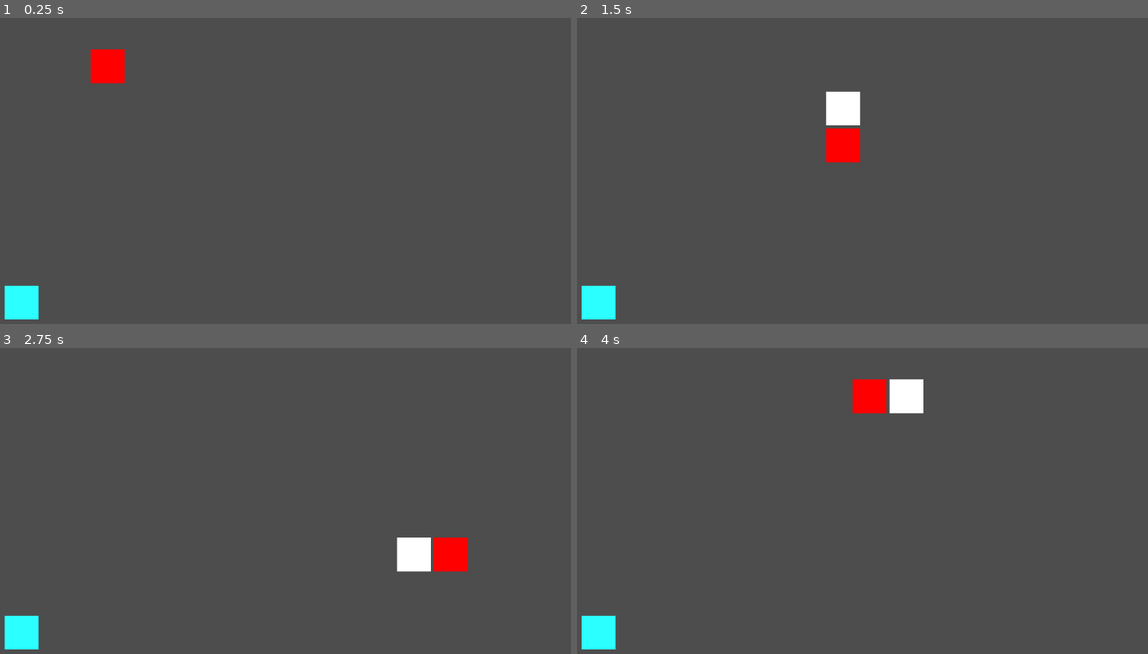
Above: before the commit, frames 1-4 (two rows, left to right).
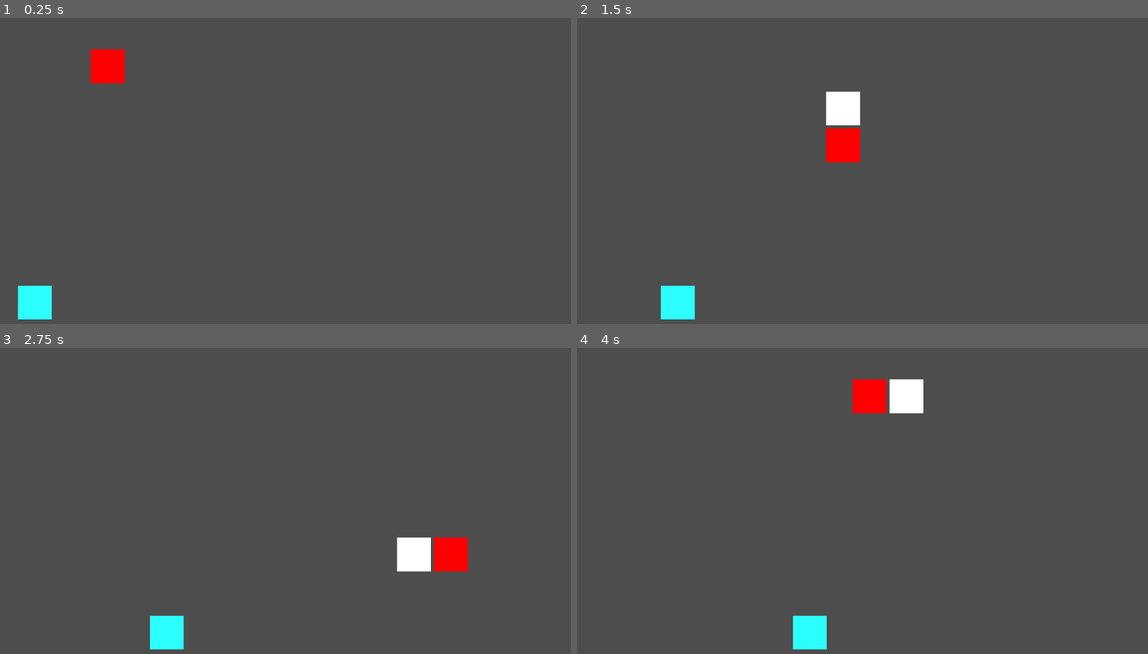
Above: after the commit, the same moments.

Repository: J-Abitria/2025-crimson-game-jam
Game: Godot game, scene res://PartyRoom.tscn
Two runs of this game, one before a commit and one after it. Both use one fixed random seed, a clock stepped at 60 frames per second and the inputs below.
Inputs:
- Up to frame 1 (0.25 s): no input
- Up to frame 2 (1.5 s): hold D (moveRight) 0.53-1.28 s; tap E (interact) at 0.6, 1.35 s; hold S (moveDown) from 1.28 s (still down)
- Up to frame 3 (2.75 s): release S (moveDown) at 2.03 s; hold D (moveRight) from 2.03 s (still down); tap E (interact) at 2.1 s
- Up to frame 4 (4 s): release D (moveRight) at 2.78 s; hold W (moveUp) 2.78-3.53 s; tap E (interact) at 2.85, 3.6 s; hold A (moveLeft) from 3.53 s (still down)

The runs differ from the first frame. In frame 1, 0.5% of the frame differs, in the area x 0-10%, y 87-99%; in frame 2, 1.3%, in the area x 0-21%, y 87-99%; in frame 3, 1.3%; in frame 4, 1.3%.

Commit message:
Made a simple pathfinding script for NPCs.

Diff:
--- a/2025-crimson-game-jam/PartyRoom.tscn
+++ b/2025-crimson-game-jam/PartyRoom.tscn
@@ -30,22 +30,22 @@
 
 [sub_resource type="RectangleShape2D" id="RectangleShape2D_in1t5"]
 
+[sub_resource type="RectangleShape2D" id="RectangleShape2D_2o3f8"]
+
+[sub_resource type="RectangleShape2D" id="RectangleShape2D_qfhhg"]
+
+[sub_resource type="Curve2D" id="Curve2D_dp8mp"]
+_data = {
+"points": PackedVector2Array(0, 0, 0, 0, 4, 2, 0, 0, 0, 0, 1010, 2, 0, 0, 0, 0, 4, 2)
+}
+point_count = 3
+
 [sub_resource type="Gradient" id="Gradient_uxlj3"]
 offsets = PackedFloat32Array(1)
 colors = PackedColorArray(0.16862746, 1, 1, 1)
 
 [sub_resource type="GradientTexture2D" id="GradientTexture2D_8tyn0"]
 gradient = SubResource("Gradient_uxlj3")
-
-[sub_resource type="RectangleShape2D" id="RectangleShape2D_2o3f8"]
-
-[sub_resource type="RectangleShape2D" id="RectangleShape2D_qfhhg"]
-
-[sub_resource type="Curve2D" id="Curve2D_dp8mp"]
-_data = {
-"points": PackedVector2Array(0, 0, 0, 0, 4, 2, 0, 0, 0, 0, 1010, 2)
-}
-point_count = 2
 
 [node name="Node2D" type="Node2D"]
 
@@ -121,9 +121,6 @@
 position = Vector2(64, 593)
 script = ExtResource("2_udgup")
 
-[node name="Sprite2D" type="Sprite2D" parent="NPC"]
-texture = SubResource("GradientTexture2D_8tyn0")
-
 [node name="CollisionShape2D" type="CollisionShape2D" parent="NPC"]
 scale = Vector2(3.25, 3.25)
 shape = SubResource("RectangleShape2D_2o3f8")
@@ -140,3 +137,8 @@
 
 [node name="PathFollow2D" type="PathFollow2D" parent="NPC/Path2D"]
 position = Vector2(4, 2)
+rotates = false
+
+[node name="Sprite2D" type="Sprite2D" parent="NPC/Path2D/PathFollow2D"]
+position = Vector2(-4, -2)
+texture = SubResource("GradientTexture2D_8tyn0")
